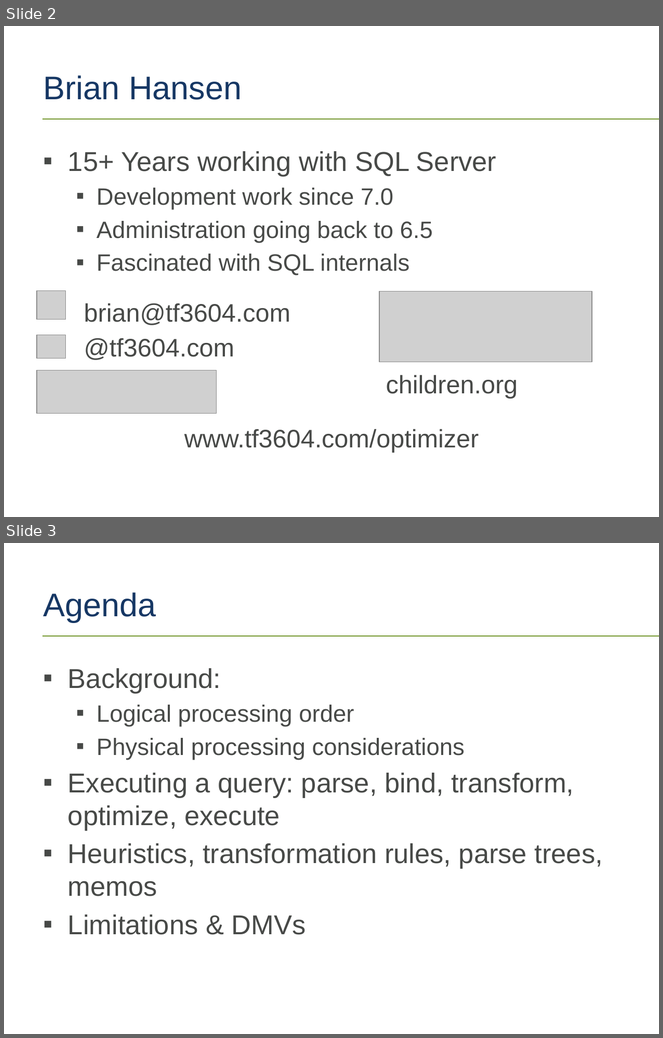
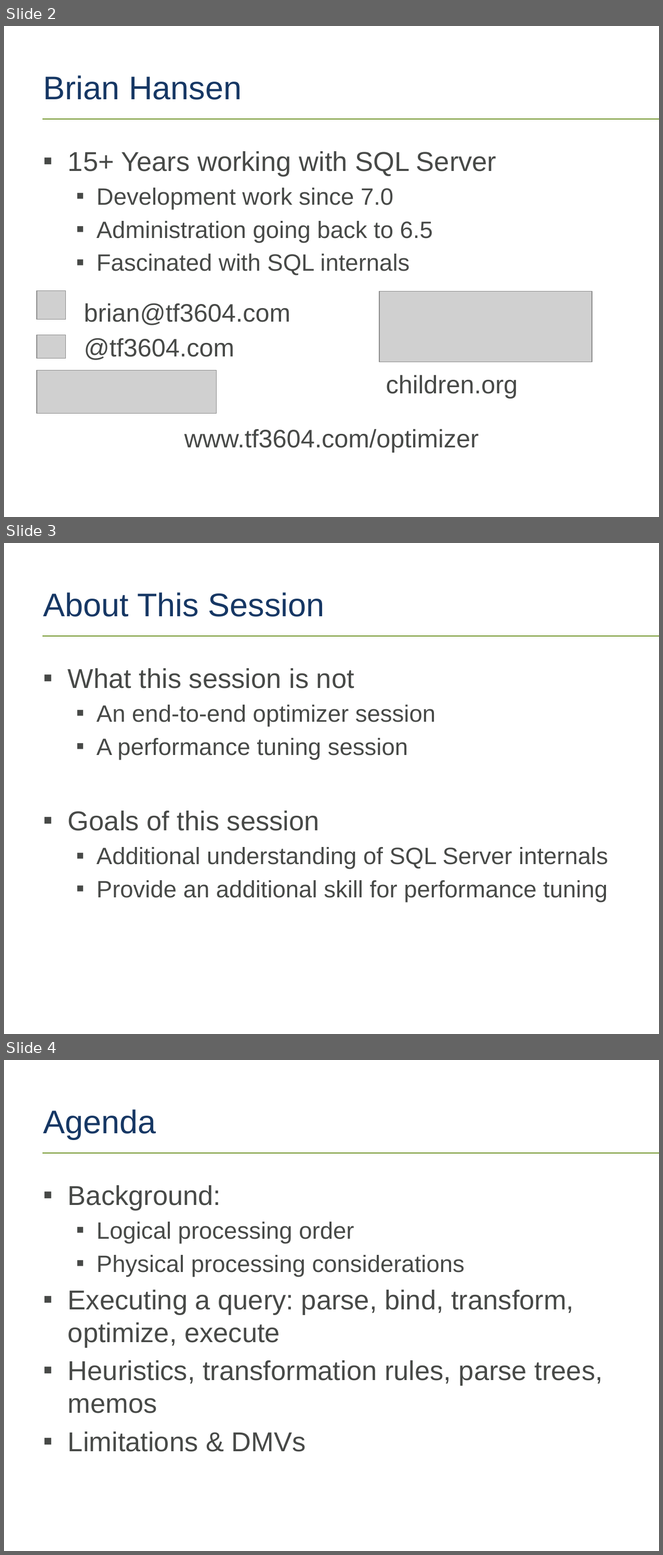
Before and after one commit to tf3604/OptimizerPresentation, a slide deck: Optimizer.pptx. Shown one above the other, each under a label of ours: slides 2 and 3 before the commit, slides 2, 3 and 4 after it. The pictures are 663x1038 and 663x1555 pixels, drawn with LibreOffice and Linux fonts; fonts in the diff are those of the drawing; grey boxes stand for pictures; background and template pictures are left out. Boxes give left, top, right and bottom in pixels: in the first picture for what was removed or moved away, otherwise in the second. Text is boxed around its words. In the diff, an @@ line names an element or a change of style, - is before the commit and + after.

Commit message:
Updated slide deck: Change IA to SD; add goals and un-goals slide; add level-set slides (polls).

```diff
--- a/Optimizer.pptx
+++ b/Optimizer.pptx
@@ slide 3 added at (4,543,659,1034), background #FFFFFF; not listed: 1 template element that a slide beside it also shows @@
@@ title added at (44,592,325,617), 36 pt, text #163764 @@
+About This Session
@@ text added at (68,668,608,902), 26 pt, text #474947 @@
+▪ What this session is not
+  ▪ An end-to-end optimizer session
+  ▪ A performance tuning session
+▪ Goals of this session
+  ▪ Additional understanding of SQL Server internals
+  ▪ Provide an additional skill for performance tuning
@@ what was slide 3 is now slide 4 @@
```
Also in this commit, not shown: 12 slides changed, 4 other slides added.
